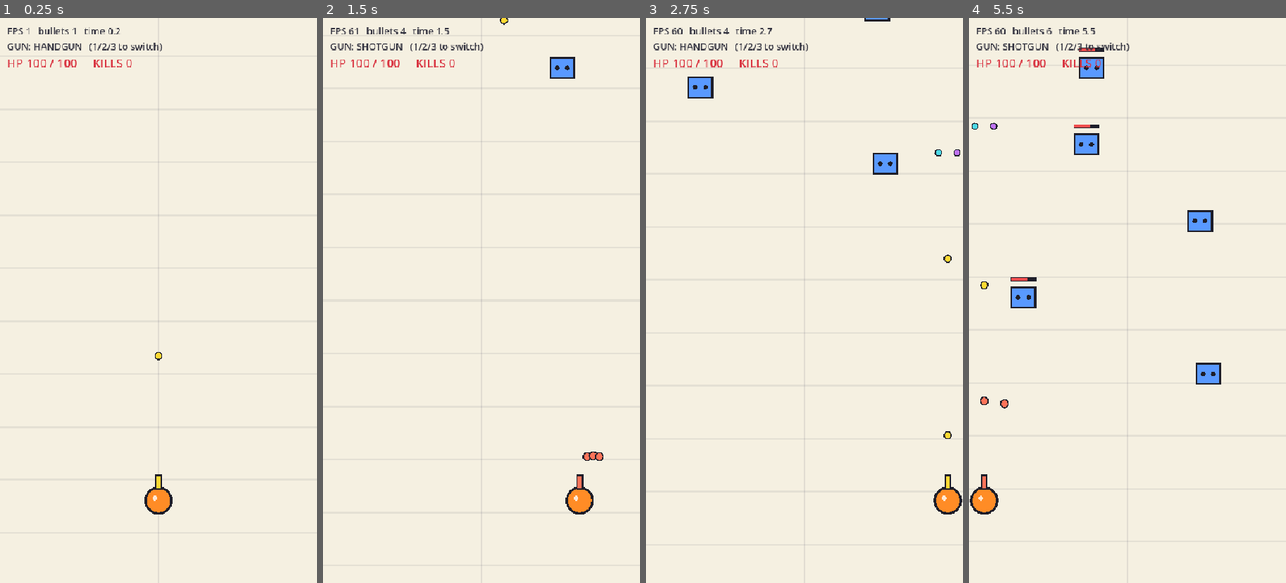
Above: before the commit, frames 1-4 (left to right).
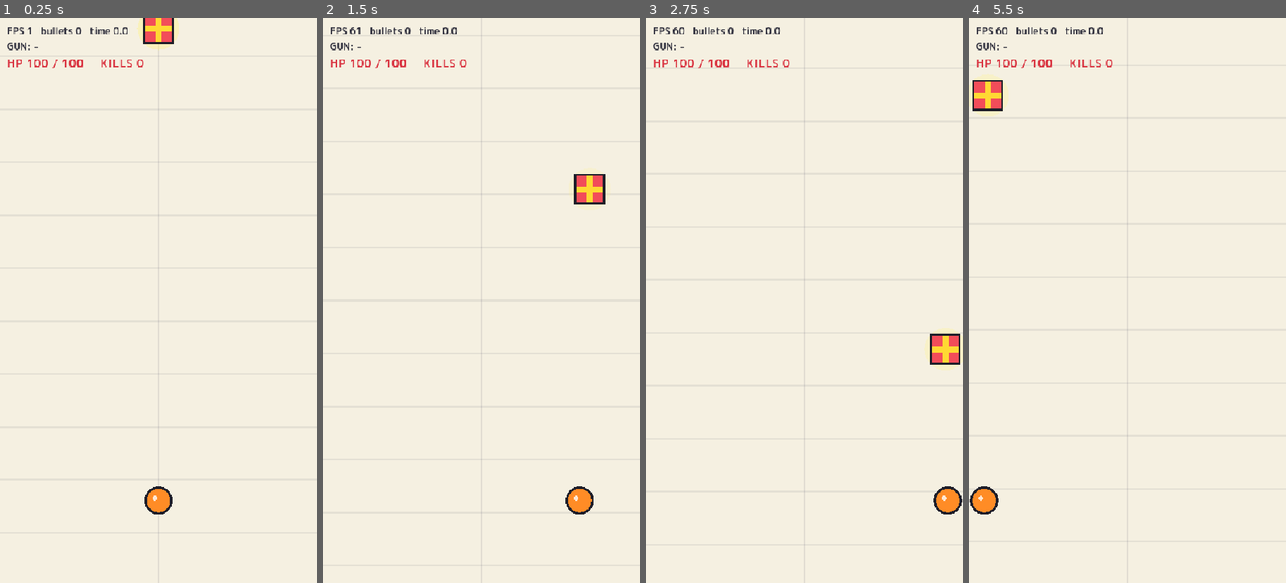
Above: after the commit, the same moments.

Repository: 2001919sr-crypto/gungame
Game: Godot game, scene res://scenes/game.tscn
Two runs of this game, one before a commit and one after it. Both use one fixed random seed, a clock stepped at 60 frames per second and the inputs below.
Inputs (mouse positions are in pixels of both pictures, inside the frame that each line leads up to):
- Up to frame 1 (0.25 s): no input
- Up to frame 2 (1.5 s): tap Enter at 0.5 s; move the mouse to (551, 272) at 0.52 s; hold Right 0.53-1.25 s; tap 1 at 0.6 s; click (551, 272) at 0.67 s; tap 2 at 0.8 s; drag from (418, 328) to (560, 46) at 1.27 s
- Up to frame 3 (2.75 s): move the mouse to (836, 176) at 2.02 s; hold Right from 2.03 s (still down); tap 3 at 2.1 s; click (836, 176) at 2.17 s; tap 1 at 2.3 s
- Up to frame 4 (5.5 s): release Right at 2.75 s; drag from (1111, 413) to (1022, 85) at 2.77 s; move the mouse to (1222, 385) at 3.52 s; hold Left 3.53-4.25 s; tap 2 at 3.6, 5.3 s; click (1222, 385) at 3.67 s; tap 3 at 3.8 s; drag from (1032, 215) to (1086, 46) at 4.27 s; move the mouse to (1143, 300) at 5.02 s; hold Left from 5.03 s (still down); tap 1 at 5.1 s; click (1143, 300) at 5.17 s

The runs differ from the first frame. In frame 1, 1.5% of the frame differs, in the area x 2-57%, y 0-84%; in frame 2, 1.9%; in frame 3, 2.5%; in frame 4, 3.5%, in the area x 0-80%, y 1-84%.

Commit message:
敵を 3 列に固定・最初の箱で銃を選ぶ・日本語フォント
- 敵は左・中央・右の 3 列だけに出る（config.gd の LANES）
- ランの最初に箱が落ちてきて、取ると 3 択の銃選び画面（交換不可）
- 1/2/3 キーでの銃切り替えを削除
- M PLUS Rounded 1c（OFL）を同梱し、画面に日本語を表示
- 横長の画面でもゲームの世界（幅 540）を中央に寄せて表示
- テスト用の起動オプション: --autopick=銃, --debuglog, --shot=画像

Co-Authored-By: Claude Opus 5.5 <noreply@anthropic.com>

Diff:
--- a/project.godot
+++ b/project.godot
@@ -29,6 +29,10 @@
 window/stretch/aspect="expand"
 window/handheld/orientation=1
 
+[gui]
+
+theme/custom_font="res://assets/fonts/MPLUSRounded1c-Bold.ttf"
+
 [input_devices]
 
 pointing/emulate_touch_from_mouse=true
--- a/scenes/game.tscn
+++ b/scenes/game.tscn
@@ -1,9 +1,10 @@
-[gd_scene load_steps=5 format=3]
+[gd_scene load_steps=6 format=3]
 
 [ext_resource type="Script" path="res://scripts/game.gd" id="1_game"]
 [ext_resource type="Script" path="res://scripts/background.gd" id="2_background"]
 [ext_resource type="PackedScene" path="res://scenes/player.tscn" id="3_player"]
 [ext_resource type="Script" path="res://scripts/spawner.gd" id="4_spawner"]
+[ext_resource type="Script" path="res://scripts/reward_panel.gd" id="5_reward"]
 
 [node name="Game" type="Node2D"]
 script = ExtResource("1_game")
@@ -15,6 +16,8 @@
 script = ExtResource("4_spawner")
 
 [node name="Enemies" type="Node2D" parent="."]
+
+[node name="Items" type="Node2D" parent="."]
 
 [node name="Bullets" type="Node2D" parent="."]
 
@@ -50,6 +53,15 @@
 theme_override_font_sizes/font_size = 20
 text = "HP"
 
+[node name="RewardPanel" type="Control" parent="UI"]
+layout_mode = 3
+anchors_preset = 15
+anchor_right = 1.0
+anchor_bottom = 1.0
+grow_horizontal = 2
+grow_vertical = 2
+script = ExtResource("5_reward")
+
 [node name="GameOver" type="ColorRect" parent="UI"]
 anchors_preset = 15
 anchor_right = 1.0
--- /dev/null
+++ b/scenes/gift.tscn
@@ -0,0 +1,15 @@
+[gd_scene load_steps=3 format=3]
+
+[ext_resource type="Script" path="res://scripts/gift.gd" id="1_gift"]
+
+[sub_resource type="CircleShape2D" id="CircleShape2D_gift"]
+radius = 30.0
+
+[node name="Gift" type="Area2D"]
+collision_layer = 16
+collision_mask = 0
+monitoring = false
+script = ExtResource("1_gift")
+
+[node name="CollisionShape2D" type="CollisionShape2D" parent="."]
+shape = SubResource("CircleShape2D_gift")
--- a/scenes/player.tscn
+++ b/scenes/player.tscn
@@ -7,7 +7,7 @@
 
 [node name="Hurtbox" type="Area2D" parent="."]
 collision_layer = 1
-collision_mask = 12
+collision_mask = 28
 monitorable = false
 
 [node name="CollisionShape2D" type="CollisionShape2D" parent="Hurtbox"]
--- a/scripts/background.gd
+++ b/scripts/background.gd
@@ -13,7 +13,9 @@
 
 
 func _draw() -> void:
-	var view := get_viewport_rect().size
+	var view := Config.world_size(self)
+	# 画面が横に広い時の左右の余白は少し暗く塗る
+	draw_rect(Rect2(-2000.0, 0.0, 4000.0 + view.x, view.y), Color(0.85, 0.83, 0.78))
 	draw_rect(Rect2(Vector2.ZERO, view), Color(0.96, 0.94, 0.88))
 	var y := _offset - GAP
 	while y < view.y:
--- a/scripts/bullet.gd
+++ b/scripts/bullet.gd
@@ -47,7 +47,7 @@
 	if range_px > 0.0 and _traveled >= range_px:
 		queue_free()
 		return
-	var view := get_viewport_rect().size
+	var view := Config.world_size(self)
 	var m := 40.0
 	if position.y < -m or position.y > view.y + m or position.x < -m or position.x > view.x + m:
 		queue_free()
--- a/scripts/config.gd
+++ b/scripts/config.gd
@@ -4,6 +4,11 @@
 # ---- 画面 ----
 const SCREEN_W := 540
 const SCREEN_H := 960
+
+
+## ゲームの世界の大きさ。幅はいつも 540（画面が横に広くても中央に寄せて表示する）。高さは端末に合わせて伸びる
+func world_size(node: CanvasItem) -> Vector2:
+	return Vector2(SCREEN_W, node.get_viewport_rect().size.y)
 
 # ---- プレイヤー ----
 const PLAYER_SPEED := 460.0          # 横移動の速さ（px/秒）
@@ -26,6 +31,10 @@
 const GUNS := {
 	"handgun": {
 		"label": "HANDGUN",
+		"name": "ハンドガン",
+		"desc": "弾 1 発
+連射 ふつう
+素直で扱いやすい",
 		"barrels": [0.0],
 		"colors": [Color(1.0, 0.85, 0.2)],
 		"count": 1,
@@ -40,6 +49,10 @@
 	},
 	"shotgun": {
 		"label": "SHOTGUN",
+		"name": "ショットガン",
+		"desc": "扇状に 3 発
+威力 高い
+届く距離が短い",
 		"barrels": [0.0],
 		"colors": [Color(1.0, 0.45, 0.35)],
 		"count": 3,
@@ -54,6 +67,10 @@
 	},
 	"dual": {
 		"label": "DUAL",
+		"name": "二丁拳銃",
+		"desc": "左右に 1 丁ずつ
+左右のゲートで
+別々に育つ",
 		"barrels": [-16.0, 16.0],
 		"colors": [Color(0.3, 0.85, 0.9), Color(0.75, 0.45, 0.95)],
 		"count": 1,
@@ -101,4 +118,9 @@
 	{"until": 35.0, "interval": 0.8, "weights": {"walker": 3, "tank": 1}},
 	{"until": 99999.0, "interval": 0.65, "weights": {"walker": 3, "tank": 1, "shooter": 1}},
 ]
-const SPAWN_MARGIN_X := 40.0          # 画面の端から何 px 内側に出すか
+# 敵が出てくる列（画面の幅に対する割合）。左・中央・右の 3 列
+const LANES := [1.0 / 6.0, 0.5, 5.0 / 6.0]
+
+# ---- 最初のアイテム（銃を決める箱） ----
+const GIFT_FALL_SPEED := 220.0
+const GIFT_RADIUS := 26.0
--- a/scripts/enemy_bullet.gd
+++ b/scripts/enemy_bullet.gd
@@ -14,7 +14,7 @@
 
 func _physics_process(delta: float) -> void:
 	position += velocity * delta
-	var view := get_viewport_rect().size
+	var view := Config.world_size(self)
 	var m := 30.0
 	if position.y < -m or position.y > view.y + m or position.x < -m or position.x > view.x + m:
 		queue_free()
--- a/scripts/game.gd
+++ b/scripts/game.gd
@@ -1,12 +1,14 @@
 extends Node2D
-## プレイ画面の親。進行管理（プレイ中 / ゲームオーバー）を持つ。
-## タイトル・クリア・リザルトは Step 4 でここに足す。
+## プレイ画面の親。進行管理を持つ。
+## 流れ: 箱が落ちてくる → 取ると「銃を選ぶ画面」 → 選んだらプレイ開始 → ゲームオーバー
+## タイトル・ボス・クリア・リザルトは Step 4 でここに足す。
 
-enum State { PLAYING, GAME_OVER }
+enum State { CHOOSING_GUN, PLAYING, GAME_OVER }
 
+const GIFT_SCENE := preload("res://scenes/gift.tscn")
 const RETRY_DELAY := 0.8   # ゲームオーバー直後の誤タップでリトライしないための待ち時間
 
-var state := State.PLAYING
+var state := State.CHOOSING_GUN
 var kills := 0
 var _over_time := 0.0
 
@@ -14,11 +16,13 @@
 @onready var bullets: Node2D = $Bullets
 @onready var enemies: Node2D = $Enemies
 @onready var enemy_bullets: Node2D = $EnemyBullets
+@onready var items: Node2D = $Items
 @onready var spawner: Node = $Spawner
 @onready var background: Node2D = $Background
 @onready var fps_label: Label = $UI/FpsLabel
 @onready var gun_label: Label = $UI/GunLabel
 @onready var hp_label: Label = $UI/HpLabel
+@onready var reward_panel: Control = $UI/RewardPanel
 @onready var game_over_panel: Control = $UI/GameOver
 @onready var game_over_label: Label = $UI/GameOver/Label
 
@@ -30,9 +34,45 @@
 	spawner.enemy_container = enemies
 	spawner.enemy_bullet_container = enemy_bullets
 	spawner.enemy_killed.connect(_on_enemy_killed)
+	reward_panel.chosen.connect(_on_gun_chosen)
 	game_over_panel.hide()
 	_on_hp_changed(player.hp, player.max_hp)
-	_update_gun_label()
+	gun_label.text = "GUN: -"
+	get_viewport().size_changed.connect(_center_world)
+	_center_world()
+	_drop_gift()
+	_setup_screenshot()
+
+
+## 画面が幅 540 より広い時、ゲームの世界を中央に寄せる
+func _center_world() -> void:
+	var w := get_viewport_rect().size.x
+	get_viewport().canvas_transform = Transform2D(0.0, Vector2(maxf((w - Config.SCREEN_W) * 0.5, 0.0), 0.0))
+
+
+func _drop_gift() -> void:
+	var gift := GIFT_SCENE.instantiate() as Gift
+	gift.position = Vector2(Config.SCREEN_W * 0.5, -40.0)
+	gift.picked.connect(_on_gift_picked)
+	items.add_child(gift)
+
+
+func _on_gift_picked() -> void:
+	# テスト用: 起動時に「-- --autopick=handgun」を付けると画面を出さずに選ぶ
+	for arg in OS.get_cmdline_user_args():
+		if arg.begins_with("--autopick="):
+			_on_gun_chosen.call_deferred(arg.trim_prefix("--autopick="))
+			return
+	get_tree().paused = true
+	reward_panel.open(Config.GUN_ORDER)
+
+
+func _on_gun_chosen(id: String) -> void:
+	get_tree().paused = false
+	player.set_gun(id)
+	gun_label.text = "GUN: %s" % Config.GUNS[id]["name"]
+	state = State.PLAYING
+	spawner.active = true
 
 
 func _process(delta: float) -> void:
@@ -40,6 +80,16 @@
 		Engine.get_frames_per_second(), bullets.get_child_count(), spawner.elapsed]
 	if state == State.GAME_OVER:
 		_over_time += delta
+	if "--debuglog" in OS.get_cmdline_user_args() and Engine.get_process_frames() % 60 == 0:
+		var es := []
+		for e in enemies.get_children():
+			es.append("%s(%d,%d hp%d)" % [e.type_id, e.position.x, e.position.y, e.hp])
+		var bs := []
+		for b in bullets.get_children().slice(0, 3):
+			bs.append("(%d,%d)" % [b.position.x, b.position.y])
+		print("t=%.1f player=(%d,%d) hp=%d kills=%d bullets=%d %s enemies=%s" % [
+			spawner.elapsed, player.position.x, player.position.y, player.hp, kills,
+			bullets.get_child_count(), bs, es])
 
 
 func _on_hp_changed(hp: int, max_hp: int) -> void:
@@ -56,11 +106,11 @@
 	_over_time = 0.0
 	spawner.active = false
 	# 画面を止める（プレイヤー以外の動きを停止）
-	for n in [bullets, enemies, enemy_bullets, background]:
+	for n in [bullets, enemies, enemy_bullets, items, background]:
 		n.process_mode = Node.PROCESS_MODE_DISABLED
-	game_over_label.text = "GAME OVER\n\nKILLS  %d\nTIME  %.1f s\n\nTAP TO RETRY" % [kills, spawner.elapsed]
+	game_over_label.text = "GAME OVER\n\n倒した数  %d\n生存時間  %.1f 秒\n\nタップでもう一度" % [kills, spawner.elapsed]
 	game_over_panel.show()
-	print("GAME OVER kills=%d time=%.1f" % [kills, spawner.elapsed])
+	print("GAME OVER gun=%s kills=%d time=%.1f" % [player.gun_id, kills, spawner.elapsed])
 
 
 func _unhandled_input(event: InputEvent) -> void:
@@ -69,19 +119,14 @@
 		var key: bool = event is InputEventKey and event.pressed and not event.echo
 		if (tapped or key) and _over_time >= RETRY_DELAY:
 			get_tree().reload_current_scene()
-		return
-	if event is InputEventKey and event.pressed and not event.echo:
-		match event.keycode:
-			KEY_1:
-				player.set_gun("handgun")
-			KEY_2:
-				player.set_gun("shotgun")
-			KEY_3:
-				player.set_gun("dual")
-			_:
-				return
-		_update_gun_label()
 
 
-func _update_gun_label() -> void:
-	gun_label.text = "GUN: %s   (1/2/3 to switch)" % Config.GUNS[player.gun_id]["label"]
+## テスト用: 「-- --shot=保存先.png」を付けて起動すると、5 秒後に画面写真を撮って終了する
+## （一時停止中でも動くタイマーを使う）
+func _setup_screenshot() -> void:
+	for arg in OS.get_cmdline_user_args():
+		if arg.begins_with("--shot="):
+			await get_tree().create_timer(5.0, true).timeout
+			await RenderingServer.frame_post_draw
+			get_viewport().get_texture().get_image().save_png(arg.trim_prefix("--shot="))
+			get_tree().quit()
--- /dev/null
+++ b/scripts/gift.gd
@@ -0,0 +1,43 @@
+class_name Gift
+extends Area2D
+## ランの最初に落ちてくる箱。取ると「銃を選ぶ画面」が出る。
+## 取り逃さないように、プレイヤーの列へゆっくり寄っていく。
+
+signal picked
+
+var _taken := false
+var _t := 0.0
+
+
+func _process(delta: float) -> void:
+	if _taken:
+		return
+	_t += delta
+	position.y += Config.GIFT_FALL_SPEED * delta
+	var player := get_tree().get_first_node_in_group("player") as Node2D
+	if player:
+		position.x = lerpf(position.x, player.position.x, minf(delta * 2.5, 1.0))
+	if position.y > get_viewport_rect().size.y + 40.0:
+		position.y = -40.0   # もし取り逃しても、もう一度上から落ちてくる
+	queue_redraw()
+
+
+## プレイヤーが触れた時に呼ばれる
+func pick() -> void:
+	if _taken:
+		return
+	_taken = true
+	picked.emit()
+	queue_free()
+
+
+func _draw() -> void:
+	var r := Config.GIFT_RADIUS
+	var bob := sin(_t * 6.0) * 3.0
+	var outline := Color(0.12, 0.12, 0.16)
+	# プレゼント箱: 赤い箱に黄色いリボン、ふわふわ光る
+	draw_circle(Vector2(0, bob), r + 10.0, Color(1.0, 0.95, 0.5, 0.25 + 0.15 * sin(_t * 8.0)))
+	draw_rect(Rect2(-r, -r + bob, r * 2.0, r * 2.0), outline)
+	draw_rect(Rect2(-r + 3.0, -r + 3.0 + bob, r * 2.0 - 6.0, r * 2.0 - 6.0), Color(0.95, 0.3, 0.35))
+	draw_rect(Rect2(-5.0, -r + 3.0 + bob, 10.0, r * 2.0 - 6.0), Color(1.0, 0.85, 0.2))
+	draw_rect(Rect2(-r + 3.0, -5.0 + bob, r * 2.0 - 6.0, 10.0), Color(1.0, 0.85, 0.2))
--- a/scripts/input.gd
+++ b/scripts/input.gd
@@ -5,6 +5,11 @@
 
 # 指ごとに「左(-1)か右(+1)か」を覚える。キーは指の番号
 var _touch_sides: Dictionary = {}
+
+
+func _ready() -> void:
+	# 一時停止中（銃を選ぶ画面など）も指の離しを見逃さないように常に動かす
+	process_mode = Node.PROCESS_MODE_ALWAYS
 
 
 func _input(event: InputEvent) -> void:
--- a/scripts/player.gd
+++ b/scripts/player.gd
@@ -9,7 +9,7 @@
 
 const BULLET_SCENE := preload("res://scenes/bullet.tscn")
 
-var gun_id := "handgun"
+var gun_id := ""   # 最初は銃なし。最初のアイテムで決まり、その後は変えられない
 var weapons: Array[WeaponState] = []
 var bullet_container: Node = null   # 弾を入れる場所（game.gd が渡す）
 var max_hp: int = Config.PLAYER_MAX_HP
@@ -20,14 +20,13 @@
 
 func _ready() -> void:
 	add_to_group("player")
-	set_gun(gun_id)
 	var shape := CircleShape2D.new()
 	shape.radius = Config.PLAYER_HIT_RADIUS
 	$Hurtbox/CollisionShape2D.shape = shape
 	$Hurtbox.area_entered.connect(_on_hurtbox_area_entered)
 
 
-## 銃を持ち替える（タイトル画面ができるまでは 1/2/3 キーで切り替え）
+## 銃を決める（ランの最初に 1 回だけ呼ばれる）
 func set_gun(id: String) -> void:
 	gun_id = id
 	weapons.clear()
@@ -50,6 +49,8 @@
 		var dmg: int = area.damage
 		area.queue_free()
 		take_damage(dmg)
+	elif area.has_method("pick"):
+		area.pick()   # アイテム
 
 
 func take_damage(amount: int) -> void:
@@ -82,7 +83,7 @@
 
 func _move(delta: float) -> void:
 	var dir := GameInput.get_move_dir()
-	var view := get_viewport_rect().size
+	var view := Config.world_size(self)
 	position.x += dir * Config.PLAYER_SPEED * delta
 	position.x = clampf(position.x, Config.PLAYER_HALF_W, view.x - Config.PLAYER_HALF_W)
 	position.y = view.y - Config.PLAYER_BOTTOM_MARGIN
--- /dev/null
+++ b/scripts/reward_panel.gd
@@ -0,0 +1,143 @@
+extends Control
+## 「銃を選んでください」の 3 択画面（本家の「賞を選んでください」に相当）。
+## ゲームを一時停止した状態で出し、カードを押すと chosen を出して閉じる。
+## 後でボス撃破後の強化選びにも使い回せるよう、カードの中身は外から渡す形にしている。
+
+signal chosen(id: String)
+
+const CARD_SIZE := Vector2(156, 300)
+
+var _cards: HBoxContainer
+
+
+func _ready() -> void:
+	process_mode = Node.PROCESS_MODE_ALWAYS   # 一時停止中でも押せるように
+	set_anchors_preset(Control.PRESET_FULL_RECT)
+	mouse_filter = Control.MOUSE_FILTER_STOP
+
+	var shade := ColorRect.new()
+	shade.color = Color(0.08, 0.08, 0.12, 0.6)
+	shade.set_anchors_preset(Control.PRESET_FULL_RECT)
+	shade.mouse_filter = Control.MOUSE_FILTER_IGNORE
+	add_child(shade)
+
+	var box := VBoxContainer.new()
+	box.set_anchors_preset(Control.PRESET_CENTER)
+	box.alignment = BoxContainer.ALIGNMENT_CENTER
+	box.add_theme_constant_override("separation", 18)
+	box.grow_horizontal = Control.GROW_DIRECTION_BOTH
+	box.grow_vertical = Control.GROW_DIRECTION_BOTH
+	add_child(box)
+
+	var title := Label.new()
+	title.text = "銃を選んでください"
+	title.horizontal_alignment = HORIZONTAL_ALIGNMENT_CENTER
+	title.add_theme_font_size_override("font_size", 32)
+	title.add_theme_color_override("font_color", Color.WHITE)
+	box.add_child(title)
+
+	_cards = HBoxContainer.new()
+	_cards.alignment = BoxContainer.ALIGNMENT_CENTER
+	_cards.add_theme_constant_override("separation", 12)
+	box.add_child(_cards)
+
+	var note := Label.new()
+	note.text = "※ ゲーム中は交換できません"
+	note.horizontal_alignment = HORIZONTAL_ALIGNMENT_CENTER
+	note.add_theme_font_size_override("font_size", 16)
+	note.add_theme_color_override("font_color", Color(1, 1, 1, 0.8))
+	box.add_child(note)
+
+	hide()
+
+
+## ids の順にカードを並べて表示する
+func open(ids: Array) -> void:
+	for c in _cards.get_children():
+		c.queue_free()
+	for id in ids:
+		_cards.add_child(_make_card(id))
+	show()
+
+
+func _make_card(id: String) -> Button:
+	var def: Dictionary = Config.GUNS[id]
+	var btn := Button.new()
+	btn.custom_minimum_size = CARD_SIZE
+	btn.focus_mode = Control.FOCUS_NONE
+	var normal := StyleBoxFlat.new()
+	normal.bg_color = Color(0.98, 0.93, 0.8)
+	normal.border_color = Color(0.12, 0.12, 0.16)
+	normal.set_border_width_all(4)
+	normal.set_corner_radius_all(16)
+	var hover := normal.duplicate() as StyleBoxFlat
+	hover.bg_color = Color(1.0, 0.97, 0.88)
+	hover.border_color = Color(1.0, 0.55, 0.15)
+	btn.add_theme_stylebox_override("normal", normal)
+	btn.add_theme_stylebox_override("hover", hover)
+	btn.add_theme_stylebox_override("pressed", hover)
+	btn.pressed.connect(func() -> void: _choose(id))
+
+	var v := VBoxContainer.new()
+	v.set_anchors_preset(Control.PRESET_FULL_RECT)
+	v.offset_left = 8
+	v.offset_right = -8
+	v.offset_top = 14
+	v.offset_bottom = -10
+	v.add_theme_constant_override("separation", 10)
+	v.mouse_filter = Control.MOUSE_FILTER_IGNORE
+	btn.add_child(v)
+
+	var icon := GunIcon.new()
+	icon.def = def
+	icon.custom_minimum_size = Vector2(0, 110)
+	icon.mouse_filter = Control.MOUSE_FILTER_IGNORE
+	v.add_child(icon)
+
+	var name_label := Label.new()
+	name_label.text = def["name"]
+	name_label.horizontal_alignment = HORIZONTAL_ALIGNMENT_CENTER
+	name_label.add_theme_font_size_override("font_size", 22)
+	name_label.add_theme_color_override("font_color", Color(0.15, 0.15, 0.2))
+	name_label.mouse_filter = Control.MOUSE_FILTER_IGNORE
+	v.add_child(name_label)
+
+	var desc := Label.new()
+	desc.text = def["desc"]
+	desc.horizontal_alignment = HORIZONTAL_ALIGNMENT_CENTER
+	desc.add_theme_font_size_override("font_size", 15)
+	desc.add_theme_color_override("font_color", Color(0.3, 0.3, 0.38))
+	desc.mouse_filter = Control.MOUSE_FILTER_IGNORE
+	v.add_child(desc)
+	return btn
+
+
+func _choose(id: String) -> void:
+	hide()
+	chosen.emit(id)
+
+
+## カードの上の銃の絵（仮。図形で描く。デザインは後で差し替え）
+class GunIcon:
+	extends Control
+	var def: Dictionary = {}
+
+	func _draw() -> void:
+		var c := size * 0.5
+		var outline := Color(0.12, 0.12, 0.16)
+		var barrels: Array = def.get("barrels", [0.0])
+		var colors: Array = def.get("colors", [Color.WHITE])
+		var gap := 46.0
+		for i in barrels.size():
+			var x := c.x + (float(i) - float(barrels.size() - 1) * 0.5) * gap
+			var col: Color = colors[i % colors.size()]
+			# 銃身と持ち手
+			draw_rect(Rect2(x - 12, c.y - 40, 24, 56), outline)
+			draw_rect(Rect2(x - 9, c.y - 37, 18, 50), col)
+			draw_rect(Rect2(x - 4, c.y + 16, 22, 28), outline)
+			draw_rect(Rect2(x - 1, c.y + 19, 16, 22), col.darkened(0.25))
+		# ショットガンは扇の線
+		if def.get("spread_deg", 0.0) > 0.0:
+			for a in [-15.0, 0.0, 15.0]:
+				var d := Vector2.UP.rotated(deg_to_rad(a))
+				draw_line(c + Vector2(0, -44) + d * 6, c + Vector2(0, -44) + d * 18, outline, 3.0)
--- a/scripts/spawner.gd
+++ b/scripts/spawner.gd
@@ -8,7 +8,7 @@
 
 var enemy_container: Node = null
 var enemy_bullet_container: Node = null
-var active := true
+var active := false   # 銃を選ぶまでは出さない（game.gd が true にする）
 var elapsed := 0.0
 var rng := RandomNumberGenerator.new()
 var _cooldown := 0.6
@@ -49,9 +49,10 @@
 
 
 func _spawn(type_id: String) -> void:
-	var view_w := get_viewport().get_visible_rect().size.x
+	var view_w := float(Config.SCREEN_W)
 	var r: float = Config.ENEMIES[type_id]["radius"]
-	var x := rng.randf_range(Config.SPAWN_MARGIN_X, view_w - Config.SPAWN_MARGIN_X)
+	var lane: float = Config.LANES[rng.randi_range(0, Config.LANES.size() - 1)]
+	var x := view_w * lane
 	var e := ENEMY_SCENE.instantiate() as Enemy
 	e.setup(type_id, Vector2(x, -r - 10.0))
 	e.bullet_container = enemy_bullet_container
Binary file added: assets/fonts/MPLUSRounded1c-Bold.ttf
Not shown, added: assets/fonts/MPLUSRounded1c-Bold.ttf.import
Not shown, added: assets/fonts/OFL.txt
Not shown, added: scripts/gift.gd.uid
Not shown, added: scripts/reward_panel.gd.uid
